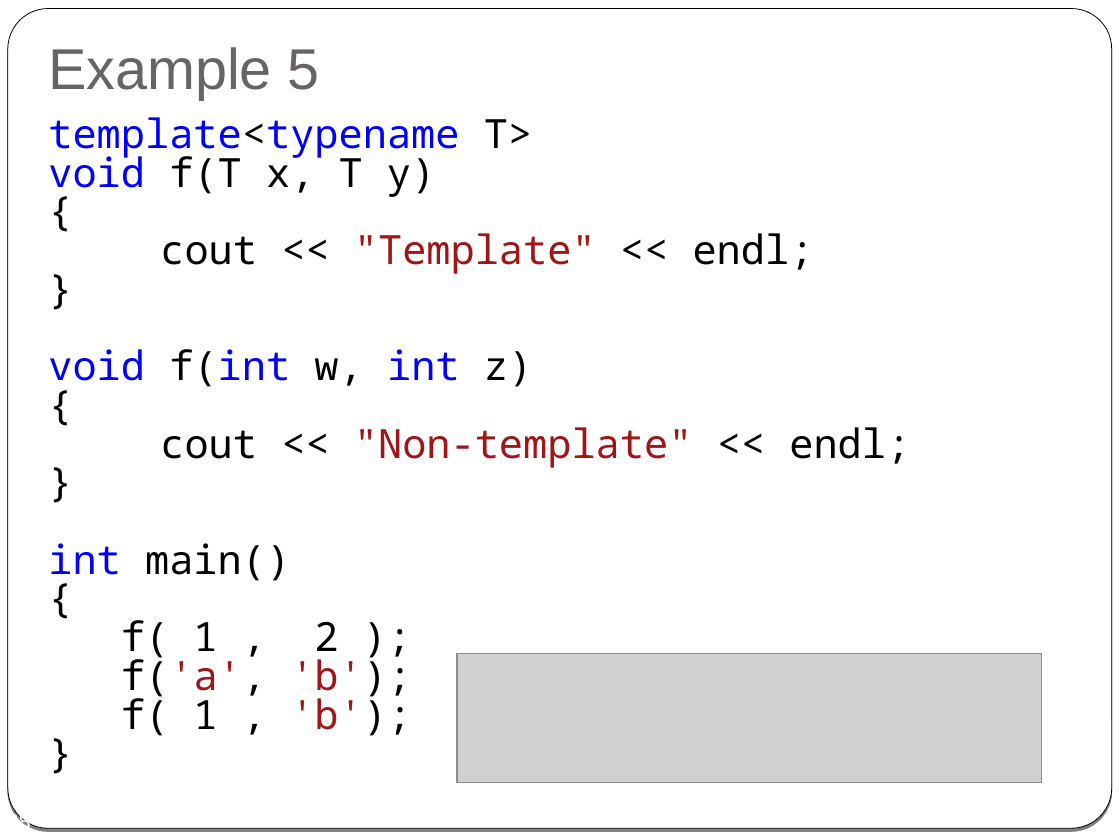
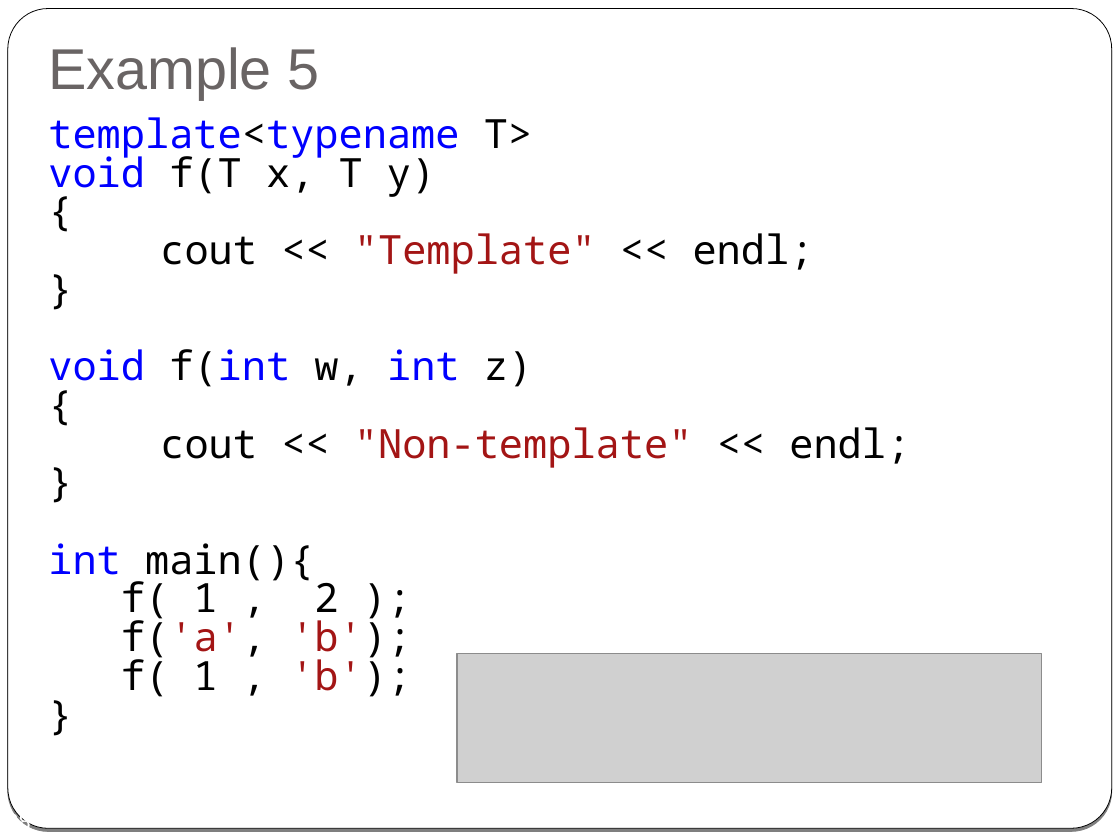
Before and after one commit to cpp-at-ariel/cpp-5778, a slide deck: slide 28 of week08-templates/slides.odp. Drawn at 1120x840 pixels with LibreOffice and Linux fonts; fonts in the diff are those of the drawing; grey boxes stand for pictures. Boxes give left, top, right and bottom in pixels: in the first picture for what was removed or moved away, otherwise in the second. Text is boxed around its words. In the diff, an @@ line names an element or a change of style, - is before the commit and + after.

```diff
--- a/week08-templates/slides.odp
+++ b/week08-templates/slides.odp
@@ text at box(48, 543, 314, 585): text changed @@
-int main()
-{
+int main(){
```
Also in this commit, not shown: 8 other slides changed, 7 other files.
